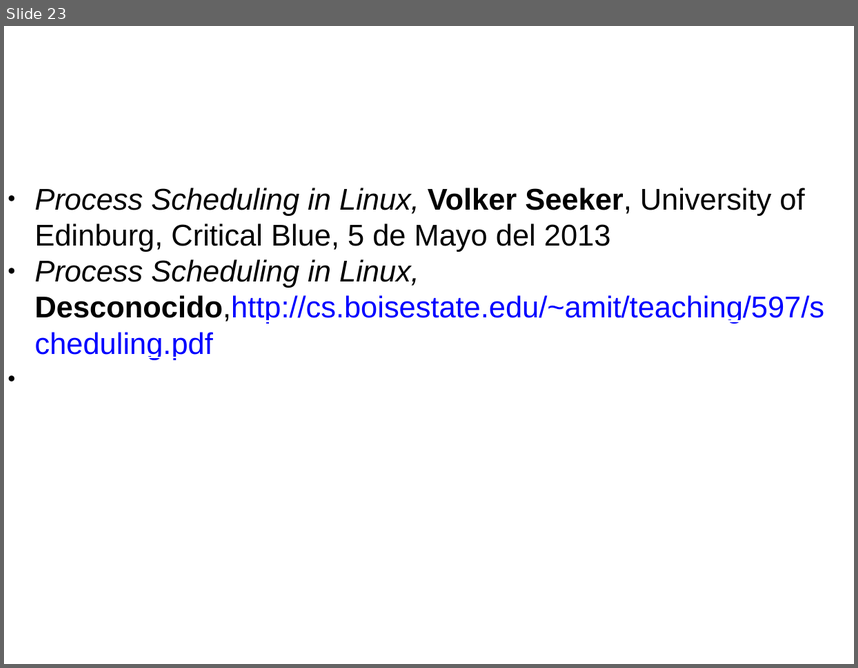
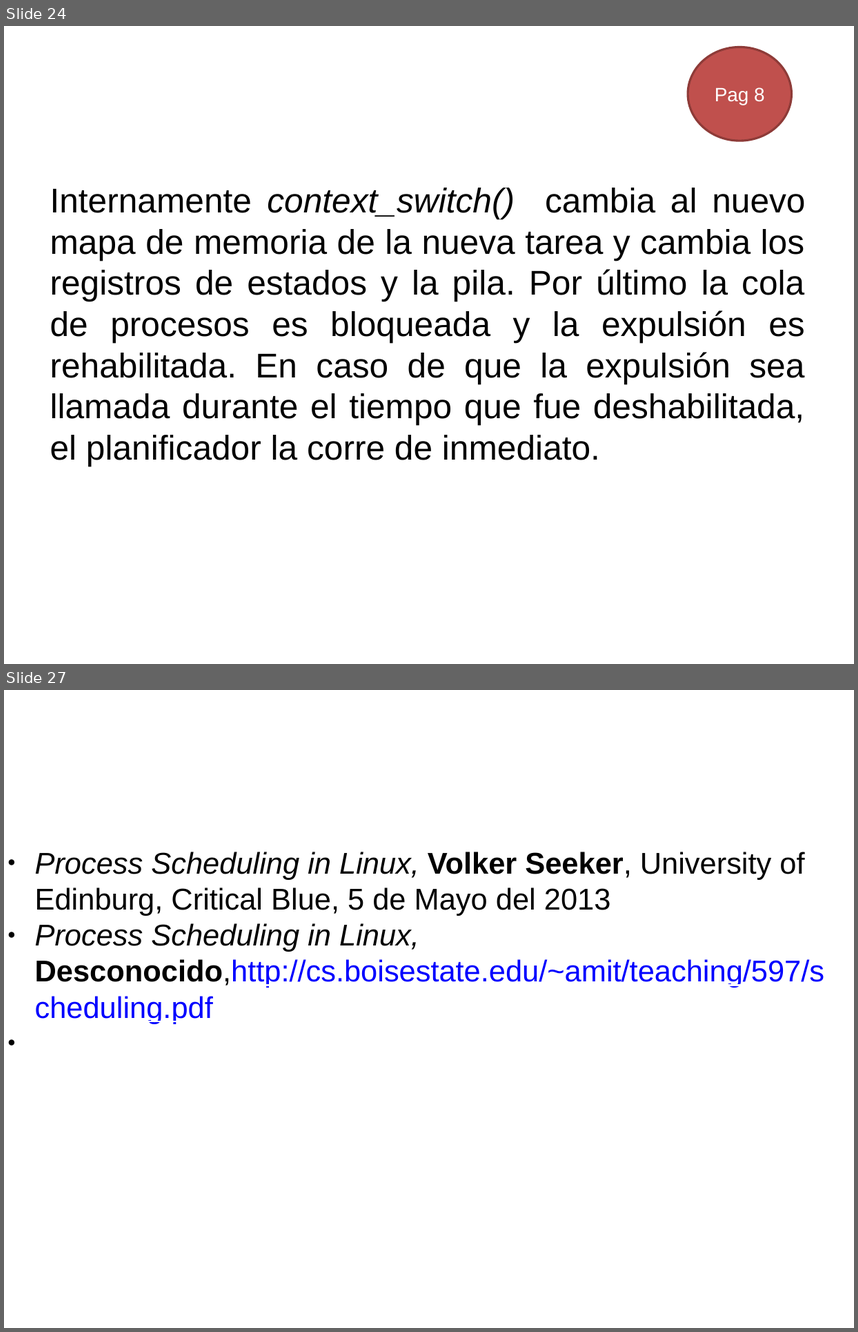
Before and after one commit to gwolf/clase-sistop-2017-01, a slide deck: exposiciones/planificadorCFS/planificadorCFS.pptx. Shown one above the other, each under a label of ours: slide 23 before the commit, slides 24 and 27 after it; the slides between them are not shown. The pictures are 858x668 and 858x1332 pixels, drawn with LibreOffice and Linux fonts; fonts in the diff are those of the drawing; background and template pictures are left out. Boxes give left, top, right and bottom in pixels: in the first picture for what was removed or moved away, otherwise in the second. Text is boxed around its words. In the diff, an @@ line names an element or a change of style, - is before the commit and + after.

```diff
--- a/exposiciones/planificadorCFS/planificadorCFS.pptx
+++ b/exposiciones/planificadorCFS/planificadorCFS.pptx
@@ slide 24 added at <box>4,26,854,664</box>, background #FFFFFF @@
@@ ellipse added at <box>688,47,793,140</box>, fill #C0504D, outline #8E3B39 2 pt, 18 pt, text #FFFFFF @@
+Pag 8
@@ text added at <box>50,187,805,460</box>, 32 pt, text #000000 @@
+Internamente context_switch() cambia al nuevo mapa de memoria de la nueva tarea y cambia los registros de estados y la pila. Por último la cola de procesos es bloqueada y la expulsión es rehabilitada. En caso de que la expulsión sea llamada durante el tiempo que fue deshabilitada, el planificador la corre de inmediato.
@@ text added at <box>86,393,337,466</box>, 40 pt, text #FFFFFF @@
+4 El esqueleto del planificador
@@ what was slide 23 is now slide 27 @@
```
Also in this commit, not shown: 3 slides changed, 4 other slides added, 1 slide removed.
